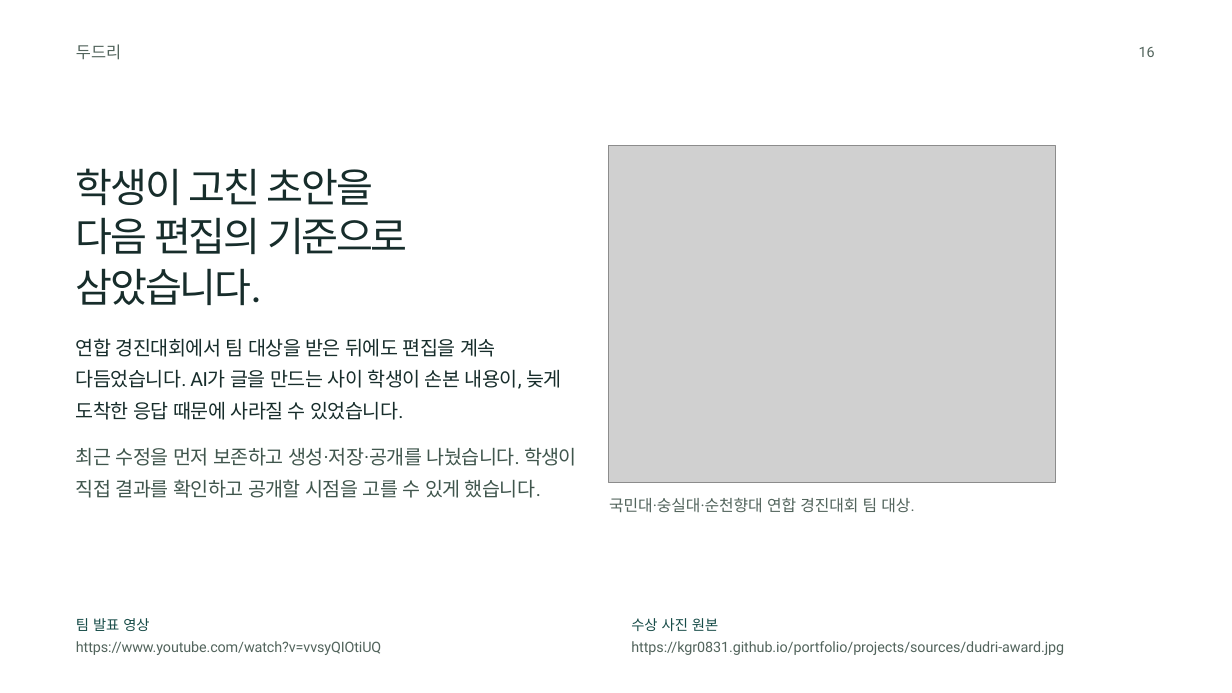
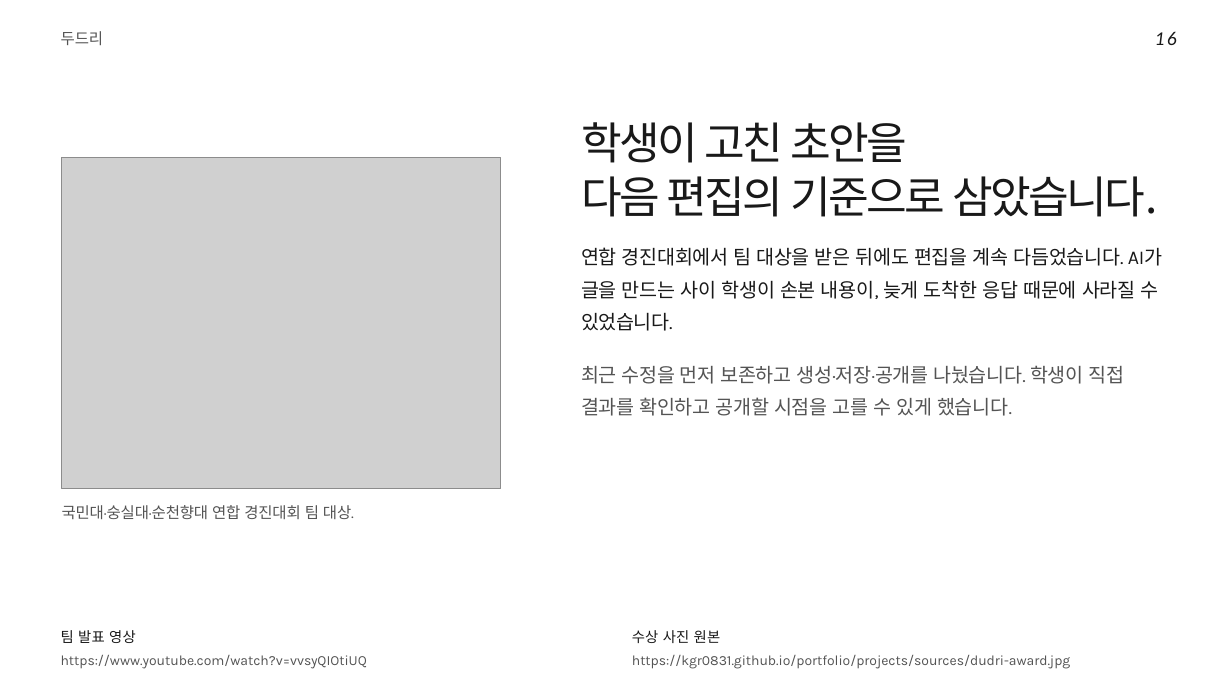
Before and after one commit to kgr0831/kgr0831.github.io, a slide deck: slide 16 of portfolio/pearlabyss/portfolio.pptx. Drawn at 1232x693 pixels with LibreOffice and Linux fonts; fonts in the diff are those of the drawing; grey boxes stand for pictures; background and template pictures are left out. Boxes give left, top, right and bottom in pixels: in the first picture for what was removed or moved away, otherwise in the second. Text is boxed around its words. In the diff, an @@ line names an element or a change of style, - is before the commit and + after.

Commit message:
Redesign the portfolio around documentary photography and Korean editorial typography

```diff
--- a/portfolio/pearlabyss/portfolio.pptx
+++ b/portfolio/pearlabyss/portfolio.pptx
@@ text "16" moved from (x1=1139, y1=47, x2=1155, y2=57) to (x1=1155, y1=31, x2=1177, y2=45) @@
@@ text "16" at (x1=1155, y1=31, x2=1177, y2=45): size 10.5 to 14.2 pt, font Roboto to Calibri, text colour #52645C to #191919, letter spacing 0 to 1.8 pt, italic on @@
@@ text "두드리" moved from (x1=76, y1=44, x2=121, y2=60) to (x1=61, y1=31, x2=104, y2=45) @@
@@ text "두드리" at (x1=61, y1=31, x2=104, y2=45): size 12 to 11.2 pt, font Lato to Karla, text colour #52645C to #545454 @@
@@ text "학생이 고친 초안을" moved from (x1=76, y1=168, x2=373, y2=205) to (x1=581, y1=122, x2=907, y2=163) @@
@@ text "학생이 고친 초안을" at (x1=581, y1=122, x2=907, y2=163): size 29.2 to 32.2 pt, font Lato to Noto Sans CJK KR, text colour #172D2B to #191919, letter spacing -1.6 to -1.9 pt @@
@@ picture removed at (x1=609, y1=146, x2=1056, y2=483) @@
@@ picture added at (x1=61, y1=157, x2=501, y2=488) @@
@@ text at (x1=581, y1=176, x2=1157, y2=217): text changed; size 29.2 to 32.2 pt; font Lato to Noto Sans CJK KR; text colour #172D2B to #191919 @@
-다음 편집의 기준으로
+다음 편집의 기준으로 삼았습니다.
@@ text at (x1=581, y1=247, x2=1162, y2=266): text changed; font Roboto to Karla; text colour #172D2B to #191919 @@
-연합 경진대회에서 팀 대상을 받은 뒤에도 편집을 계속
+연합 경진대회에서 팀 대상을 받은 뒤에도 편집을 계속 다듬었습니다. AI가
@@ text at (x1=581, y1=280, x2=1159, y2=299): text changed; font Roboto to Karla; text colour #172D2B to #191919 @@
-다듬었습니다. AI가 글을 만드는 사이 학생이 손본 내용이, 늦게
+글을 만드는 사이 학생이 손본 내용이, 늦게 도착한 응답 때문에 사라질 수
@@ text at (x1=581, y1=312, x2=673, y2=331): text changed; size 29.2 to 14.2 pt; font Lato to Karla; text colour #172D2B to #191919 @@
-삼았습니다.
+있었습니다.
@@ text at (x1=581, y1=365, x2=1124, y2=384): text changed; font Roboto to Karla; text colour #40564D to #545454 @@
-최근 수정을 먼저 보존하고 생성·저장·공개를 나눴습니다. 학생이
+최근 수정을 먼저 보존하고 생성·저장·공개를 나눴습니다. 학생이 직접
@@ text removed at (x1=76, y1=401, x2=403, y2=420) @@
-도착한 응답 때문에 사라질 수 있었습니다.
@@ text at (x1=581, y1=397, x2=1012, y2=416): text changed; font Roboto to Karla; text colour #40564D to #545454 @@
-직접 결과를 확인하고 공개할 시점을 고를 수 있게 했습니다.
+결과를 확인하고 공개할 시점을 고를 수 있게 했습니다.
@@ text "국민대·숭실대·순천향대 연합 경진대회 팀 대상." moved from (x1=609, y1=497, x2=914, y2=513) to (x1=62, y1=505, x2=354, y2=519) @@
@@ text "국민대·숭실대·순천향대 연합 경진대회 팀 대상." at (x1=62, y1=505, x2=354, y2=519): size 11.6 to 11.2 pt, font Roboto to Karla, text colour #52645C to #545454 @@
@@ text "팀 발표 영상" at (x1=61, y1=630, x2=136, y2=643): font Lato to Karla, text colour #174C48 to #191919, letter spacing 0 to 0.2 pt @@
@@ text "팀 발표 영상" moved from (x1=76, y1=618, x2=149, y2=631) to (x1=61, y1=630, x2=136, y2=643) @@
@@ text "수상 사진 원본" moved from (x1=631, y1=618, x2=718, y2=631) to (x1=632, y1=630, x2=721, y2=643) @@
@@ text "수상 사진 원본" at (x1=632, y1=630, x2=721, y2=643): font Lato to Karla, text colour #174C48 to #191919, letter spacing 0 to 0.2 pt @@
@@ text "https://www.youtube.com/watch?v=vvsyQIOtiUQ" moved from (x1=76, y1=641, x2=381, y2=655) to (x1=61, y1=655, x2=367, y2=669) @@
@@ text "https://www.youtube.com/watch?v=vvsyQIOtiUQ" at (x1=61, y1=655, x2=367, y2=669): size 10.5 to 10.2 pt, font Roboto to Karla, text colour #52645C to #545454, letter spacing -0.1 to 0 pt @@
@@ text "https://kgr0831.github.io/portfolio/projects/sources/dudri-a ..." moved from (x1=631, y1=641, x2=1064, y2=655) to (x1=632, y1=655, x2=1070, y2=669) @@
@@ text "https://kgr0831.github.io/portfolio/projects/sources/dudri-a ..." at (x1=632, y1=655, x2=1070, y2=669): size 10.5 to 10.2 pt, font Roboto to Karla, text colour #52645C to #545454 @@
```
Also in this commit, not shown: 16 other slides changed, 6 other files.
